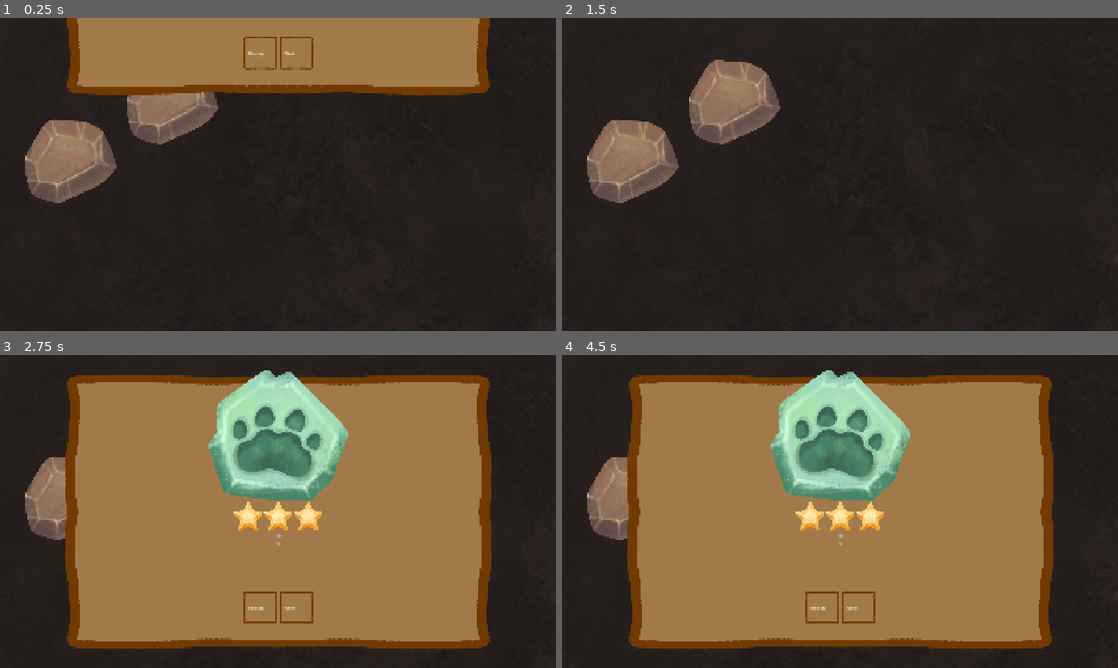
Above: before the commit, frames 1-4 (two rows, left to right).
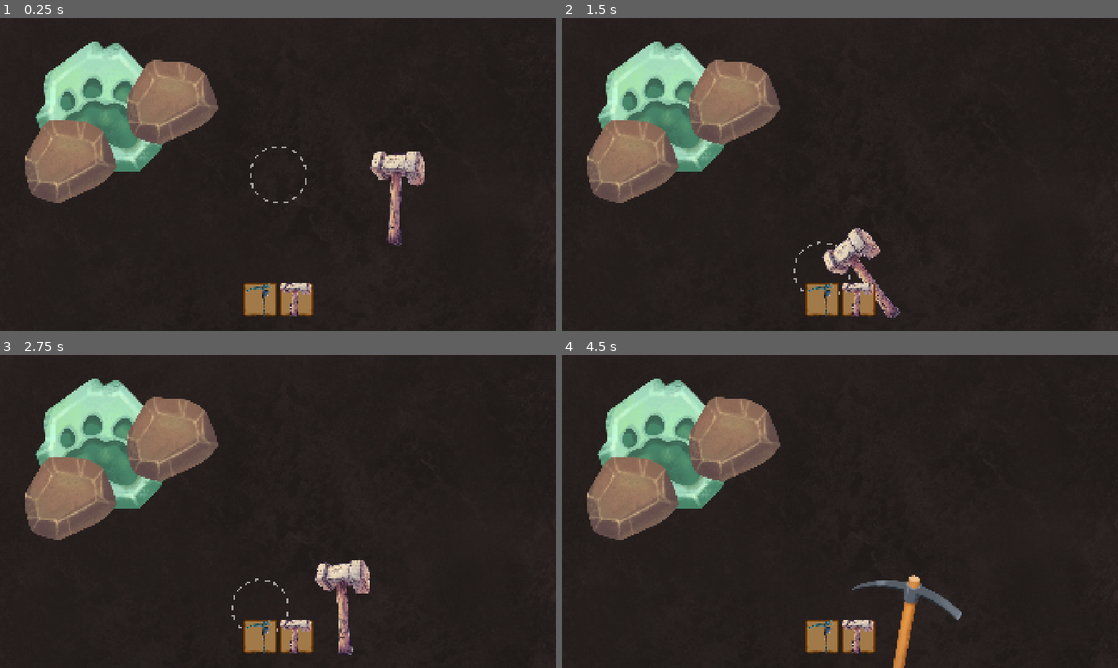
Above: after the commit, the same moments.

Repository: SirLich/fossil-fanatic
Game: Godot game, scene res://game.tscn
The game is run twice, just before and just after one commit, with the same random seed, the same clock (stepped at 60 frames per second) and the same inputs.
Inputs (mouse positions are in pixels of both pictures, inside the frame that each line leads up to):
- Up to frame 1 (0.25 s): no input
- Up to frame 2 (1.5 s): click (823, 271) at 0.5 s, where only the run before the commit has a clickable "Replay"; click (823, 271) at 1.25 s, where only the run before the commit has a clickable "Replay"
- Up to frame 3 (2.75 s): click (261, 608) at 2 s, where only the run before the commit has a clickable "Replay"
- Up to frame 4 (4.5 s): click (856, 608) at 2.75 s, where only the run before the commit has a clickable "Next"; click (856, 608) at 3.5 s, where only the run before the commit has a clickable "Next"; click (823, 636) at 4.27 s

The runs differ from the first frame. In frame 1, 23% of the frame differs, in the area x 6-89%, y 0-96%; in frame 2, 7.1%; in frame 3, 65%; in frame 4, 65%, in the area x 6-89%, y 4-100%.

Commit message:
Idk

Diff:
--- a/game.gd
+++ b/game.gd
@@ -5,14 +5,21 @@
 @export var game_over_scene : PackedScene
 @export var hud : CanvasLayer
 
+var game_over_ui
+
 var old_tool
-
 var start_time
 
 func _ready() -> void:
+	Bus.on_game_over.connect(trigger_game_over)
+	Bus.on_level_selected.connect(play_level)
+	Bus.play_same_level()
+
+func play_level(level):
+	var new_level = level.instantiate()
+	add_child(new_level)
 	start_time = Time.get_ticks_msec()
 	change_tool(starting_tool)
-	Bus.on_game_over.connect(trigger_game_over)
 
 func change_tool(scene : PackedScene):
 	if old_tool:
@@ -26,9 +33,9 @@
 	Input.set_mouse_mode(Input.MOUSE_MODE_VISIBLE)
 	old_tool.queue_free()
 	hud.visible = false
-	var game_over = game_over_scene.instantiate()
-	game_over.set_time(game_time)
-	game_over.set_health(health)
-	game_over.set_stars()
-	game_over.set_texture(texture)
-	add_child(game_over)
+	game_over_ui = game_over_scene.instantiate()
+	game_over_ui.set_time(game_time)
+	game_over_ui.set_health(health)
+	game_over_ui.set_stars()
+	game_over_ui.set_texture(texture)
+	add_child(game_over_ui)
--- a/game.tscn
+++ b/game.tscn
@@ -7,7 +7,6 @@
 [ext_resource type="PackedScene" uid="uid://crbe0agxb2nli" path="res://scenes/hammer/pick.tscn" id="4_7jktm"]
 [ext_resource type="PackedScene" uid="uid://d0et4vc24oa8h" path="res://scenes/hammer/hammer.tscn" id="4_eow3j"]
 [ext_resource type="Texture2D" uid="uid://dgvkcdq2ep601" path="res://temp/hammer.png" id="7_j5wjh"]
-[ext_resource type="PackedScene" uid="uid://dimxo0ae7osx2" path="res://levels/level_2.tscn" id="8_j5wjh"]
 [ext_resource type="PackedScene" uid="uid://bu1ci1jhpw4u5" path="res://game_over_screen.tscn" id="11_mfdv2"]
 
 [node name="Game" type="Node2D" node_paths=PackedStringArray("hud")]
@@ -69,5 +68,3 @@
 grow_vertical = 2
 texture = ExtResource("7_j5wjh")
 expand_mode = 1
-
-[node name="Node2D" parent="." instance=ExtResource("8_j5wjh")]
--- a/game_over_screen.gd
+++ b/game_over_screen.gd
@@ -18,14 +18,12 @@
 	tween.tween_property(self, "offset:y", 0, 0.4)
 
 func _on_replay_button_button_up() -> void:
-	var tree := get_tree()
-	var scene_path := tree.current_scene.scene_file_path
-	await get_tree().create_timer(0.1).timeout
-	tree.call_deferred("unload_current_scene")
-	tree.call_deferred("change_scene_to_file", scene_path)
+	Bus.play_same_level()
+	queue_free()
 
 func _on_next_level_button_button_up() -> void:
-	pass # Replace with function body.
+	Bus.play_next_level()
+	queue_free()
 
 func set_time(time):
 	_time = time
@@ -46,7 +44,9 @@
 		add_star(empty_star)
 
 func set_stars():
-	if _health == 5:
+	if _health == 0:
+		set_stars_count(0)
+	elif _health == 5:
 		set_stars_count(3)
 	else:
 		set_stars_count(1)
--- a/scenes/fossils/fossil.gd
+++ b/scenes/fossils/fossil.gd
@@ -12,19 +12,20 @@
 
 var is_ready = false
 
-func get_current_texture():
+func get_current_texture(frame):
 	var spriteFrames: SpriteFrames = animated_sprite_2d.get_sprite_frames()
-	return spriteFrames.get_frame_texture("default", max_health - health)
+	return spriteFrames.get_frame_texture("default", frame)
 
 func _process(delta: float) -> void:
 	if is_ready:
 		if get_overlapping_areas().size() == 0:
-			Bus.on_game_over.emit(health, get_current_texture())
+			Bus.on_game_over.emit(health, get_current_texture( max_health - health))
 			self.queue_free()
 
 func _ready() -> void:
-	await get_tree().process_frame
 	set_color()
+
+	await get_tree().create_timer(0.1).timeout
 	is_ready = true
 
 func set_hovered():
@@ -48,4 +49,6 @@
 				var new_scene = rock_particle_scene.instantiate()
 				get_parent().add_child(new_scene)
 				new_scene.global_position = global_position
+
+			Bus.on_game_over.emit(health, get_current_texture(4))
 			queue_free()
--- a/scenes/hammer/tool.gd
+++ b/scenes/hammer/tool.gd
@@ -22,10 +22,12 @@
 	queue_redraw()
 
 func _draw() -> void:
-	draw_set_transform_matrix(global_transform.affine_inverse())
+	pass
 
-	for point in circle_points:
-		draw_circle(point, 2, Color(1, 0, 0), true)
+	#draw_set_transform_matrix(global_transform.affine_inverse())
+#
+	#for point in circle_points:
+		#draw_circle(point, 2, Color(1, 0, 0), true)
 
 func _physics_process(delta: float) -> void:
 	detect_rocks()
--- a/src/bus.gd
+++ b/src/bus.gd
@@ -1,10 +1,14 @@
 extends Node
 
 @export var levels_in_order : Array[PackedScene]
-var current_level = -1
+var current_level = 0
 
-func get_next_level():
+func play_next_level():
 	current_level += 1
-	return levels_in_order[current_level]
+	on_level_selected.emit(levels_in_order[current_level])
 
+func play_same_level():
+	on_level_selected.emit(levels_in_order[current_level])
+
+signal on_level_selected(level)
 signal on_game_over(health, texture)
Not shown: 1 places in game.tscn that only renumber resources
